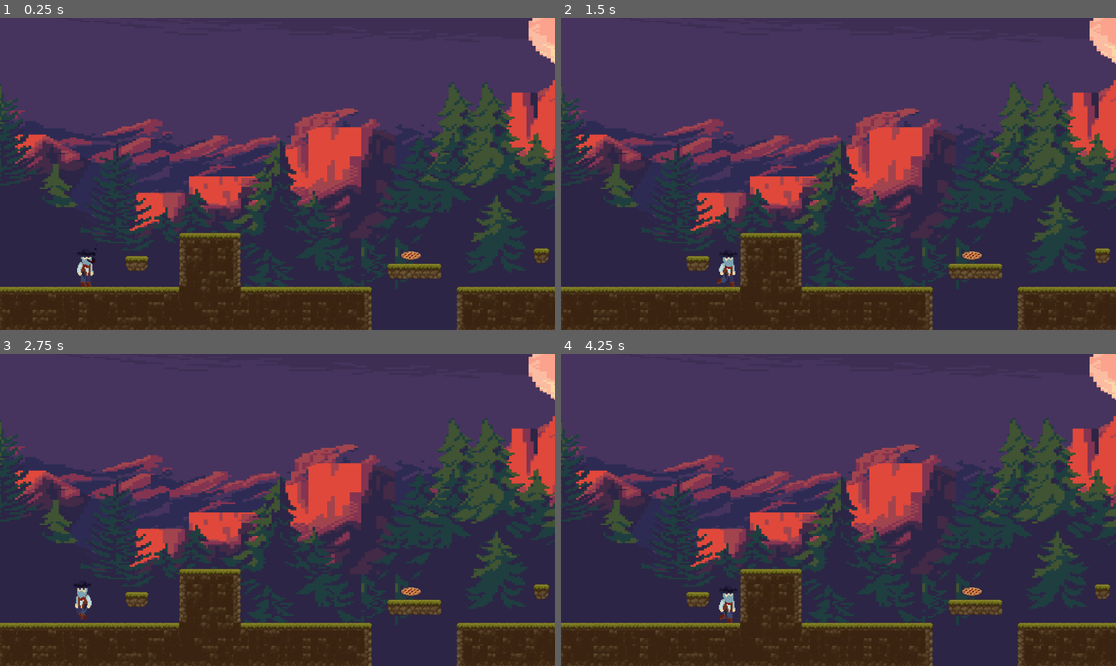
Above: before the commit, frames 1-4 (two rows, left to right).
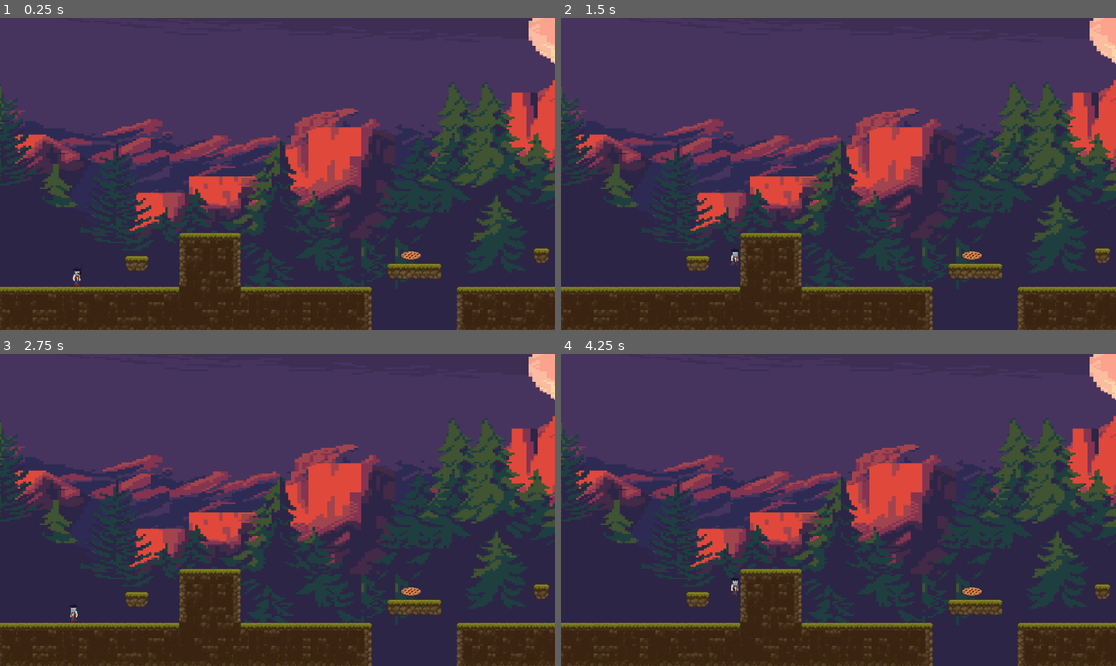
Above: after the commit, the same moments.

Repository: CristianUnq/GodotJamJuego
Game: Godot game, scene res://scenes/main.tscn
Two runs of this game, one before a commit and one after it. Both use one fixed random seed, a clock stepped at 60 frames per second and the inputs below.
Inputs:
- Up to frame 1 (0.25 s): no input
- Up to frame 2 (1.5 s): tap Enter (ui_accept) at 0.5, 0.6 s; hold Right (move_right) from 0.53 s (still down); tap Z (jump, bound only after the commit) at 0.77, 0.8, 1.07, 1.35 s
- Up to frame 3 (2.75 s): tap Z (jump, bound only after the commit) at 1.52, 1.82, 2.3 s; tap Enter (ui_accept) at 1.55, 2.1 s; release Right (move_right) at 2.03 s; hold Left (move_left) from 2.03 s (still down)
- Up to frame 4 (4.25 s): release Left (move_left) at 2.78 s; hold Right (move_right) from 2.78 s (still down); tap Enter (ui_accept) at 2.85 s; tap Z (jump, bound only after the commit) at 3.02, 3.32, 3.6, 3.77, 4.07 s

The runs differ from the first frame. In frame 1, 0.3% of the frame differs, in the area x 13-18%, y 72-87%; in frame 2, 0.2%; in frame 3, 0.3%; in frame 4, 0.3%.

Commit message:
agrego funcionalidad de gaucho para agacharse

Diff:
--- a/tradiciones-perdidas/project.godot
+++ b/tradiciones-perdidas/project.godot
@@ -88,6 +88,16 @@
 "events": [Object(InputEventKey,"resource_local_to_scene":false,"resource_name":"","device":-1,"window_id":0,"alt_press …(195 unchanged characters)…
 ]
 }
+move_down={
+"deadzone": 0.2,
+"events": [Object(InputEventKey,"resource_local_to_scene":false,"resource_name":"","device":-1,"window_id":0,"alt_pressed":false,"shift_pressed":false,"ctrl_pressed":false,"meta_pressed":false,"pressed":false,"keycode":0,"physical_keycode":4194322,"key_label":0,"unicode":0,"location":0,"echo":false,"script":null)
+]
+}
+jump={
+"deadzone": 0.2,
+"events": [Object(InputEventKey,"resource_local_to_scene":false,"resource_name":"","device":-1,"window_id":0,"alt_pressed":false,"shift_pressed":false,"ctrl_pressed":false,"meta_pressed":false,"pressed":false,"keycode":0,"physical_keycode":90,"key_label":0,"unicode":122,"location":0,"echo":false,"script":null)
+]
+}
 
 [physics]
 
--- /dev/null
+++ b/tradiciones-perdidas/scenes/crouch_state.gd
@@ -0,0 +1,53 @@
+extends State
+
+func enter() -> void:
+	# Nos hacemos chiquitos
+	player.standing_collision.set_deferred("disabled", true)
+	player.crouching_collision.set_deferred("disabled", false)
+	player.animation_player.play("crouch")
+
+func physics_update(delta: float) -> void:
+	# 1. Gravedad
+	if not player.is_on_floor():
+		player.velocity.y += player.gravity * delta
+
+	# 2. Movimiento agachado
+	var direction := Input.get_axis("move_left", "move_right")
+
+	if direction != 0:
+		player.velocity.x = direction * (player.speed * 0.5)
+
+		if direction < 0:
+			player.sprite.flip_h = true
+		elif direction > 0:
+			player.sprite.flip_h = false
+	else:
+		player.velocity.x = move_toward(player.velocity.x, 0, player.speed)
+
+	# 3. ¡SALTO AGACHADO LIBRE!
+	# No importa si hay techo o no. Si toco salto, me impulso y sigo en este estado.
+	if Input.is_action_just_pressed("jump") and player.is_on_floor():
+		player.velocity.y = player.jump_velocity
+
+	# Aplicamos el movimiento físico
+	player.move_and_slide()
+
+	# 4. Cuándo nos levantamos (solo cuando soltás la tecla de abajo)
+	if not Input.is_action_pressed("move_down"):
+
+		# Si justo hay un techo, no te dejo pararte para que no te trabes
+		if player.ceiling_sensor.is_colliding():
+			return
+
+		# Si soltaste el botón y hay lugar, te parás
+		if not player.is_on_floor():
+			transitioned.emit(self, "jump")
+		elif direction != 0:
+			transitioned.emit(self, "run")
+		else:
+			transitioned.emit(self, "idle")
+
+func exit() -> void:
+	# Al salir, volvemos a ser altos
+	player.standing_collision.set_deferred("disabled", false)
+	player.crouching_collision.set_deferred("disabled", true)
--- a/tradiciones-perdidas/scenes/player.tscn
+++ b/tradiciones-perdidas/scenes/player.tscn
@@ -7,9 +7,13 @@
 [ext_resource type="Script" uid="uid://b63ces6hclher" path="res://scripts/idle_state.gd" id="4_rhr3r"]
 [ext_resource type="Script" uid="uid://pyqg1rvjrqh" path="res://scripts/run_state.gd" id="5_t53lx"]
 [ext_resource type="Script" uid="uid://bpueckh0f1you" path="res://scripts/jump_state.gd" id="6_yi2kj"]
+[ext_resource type="Script" uid="uid://d0ivrr6pysv42" path="res://scenes/crouch_state.gd" id="8_smehm"]
 
 [sub_resource type="RectangleShape2D" id="RectangleShape2D_ij6vw"]
-size = Vector2(29, 39)
+size = Vector2(12, 20.8125)
+
+[sub_resource type="RectangleShape2D" id="RectangleShape2D_fjrip"]
+size = Vector2(12, 8.875)
 
 [sub_resource type="Animation" id="Animation_fjrip"]
 length = 0.001
@@ -60,6 +64,58 @@
 "transitions": PackedFloat32Array(1),
 "update": 1,
 "values": [1]
+}
+tracks/4/type = "value"
+tracks/4/imported = false
+tracks/4/enabled = true
+tracks/4/path = NodePath("Sprite2D:scale")
+tracks/4/interp = 1
+tracks/4/loop_wrap = true
+tracks/4/keys = {
+"times": PackedFloat32Array(0),
+"transitions": PackedFloat32Array(1),
+"update": 0,
+"values": [Vector2(0.465, 0.5)]
+}
+tracks/5/type = "value"
+tracks/5/imported = false
+tracks/5/enabled = true
+tracks/5/path = NodePath("Sprite2D:position")
+tracks/5/interp = 1
+tracks/5/loop_wrap = true
+tracks/5/keys = {
+"times": PackedFloat32Array(0),
+"transitions": PackedFloat32Array(1),
+"update": 0,
+"values": [Vector2(1.5, 6.5)]
+}
+
+[sub_resource type="Animation" id="Animation_ur7pv"]
+resource_name = "crouch"
+length = 0.1
+tracks/0/type = "value"
+tracks/0/imported = false
+tracks/0/enabled = true
+tracks/0/path = NodePath("Sprite2D:scale")
+tracks/0/interp = 1
+tracks/0/loop_wrap = true
+tracks/0/keys = {
+"times": PackedFloat32Array(0),
+"transitions": PackedFloat32Array(1),
+"update": 0,
+"values": [Vector2(0.465, 0.19791663)]
+}
+tracks/1/type = "value"
+tracks/1/imported = false
+tracks/1/enabled = true
+tracks/1/path = NodePath("Sprite2D:position")
+tracks/1/interp = 1
+tracks/1/loop_wrap = true
+tracks/1/keys = {
+"times": PackedFloat32Array(0),
+"transitions": PackedFloat32Array(1),
+"update": 0,
+"values": [Vector2(1.5, 6.5)]
 }
 
 [sub_resource type="Animation" id="Animation_tuyoq"]
@@ -113,6 +169,30 @@
 "transitions": PackedFloat32Array(1),
 "update": 1,
 "values": [0]
+}
+tracks/4/type = "value"
+tracks/4/imported = false
+tracks/4/enabled = true
+tracks/4/path = NodePath("Sprite2D:scale")
+tracks/4/interp = 1
+tracks/4/loop_wrap = true
+tracks/4/keys = {
+"times": PackedFloat32Array(0),
+"transitions": PackedFloat32Array(1),
+"update": 0,
+"values": [Vector2(0.465, 0.5)]
+}
+tracks/5/type = "value"
+tracks/5/imported = false
+tracks/5/enabled = true
+tracks/5/path = NodePath("Sprite2D:position")
+tracks/5/interp = 1
+tracks/5/loop_wrap = true
+tracks/5/keys = {
+"times": PackedFloat32Array(0),
+"transitions": PackedFloat32Array(1),
+"update": 0,
+"values": [Vector2(2.5, -0.5)]
 }
 
 [sub_resource type="Animation" id="Animation_smehm"]
@@ -167,31 +247,65 @@
 "update": 1,
 "values": [1]
 }
+tracks/4/type = "value"
+tracks/4/imported = false
+tracks/4/enabled = true
+tracks/4/path = NodePath("Sprite2D:scale")
+tracks/4/interp = 1
+tracks/4/loop_wrap = true
+tracks/4/keys = {
+"times": PackedFloat32Array(0),
+"transitions": PackedFloat32Array(1),
+"update": 0,
+"values": [Vector2(0.465, 0.5)]
+}
+tracks/5/type = "value"
+tracks/5/imported = false
+tracks/5/enabled = true
+tracks/5/path = NodePath("Sprite2D:position")
+tracks/5/interp = 1
+tracks/5/loop_wrap = true
+tracks/5/keys = {
+"times": PackedFloat32Array(0),
+"transitions": PackedFloat32Array(1),
+"update": 0,
+"values": [Vector2(1.5, -0.5)]
+}
 
 [sub_resource type="AnimationLibrary" id="AnimationLibrary_ur7pv"]
 _data = {
 &"RESET": SubResource("Animation_fjrip"),
+&"crouch": SubResource("Animation_ur7pv"),
 &"idle": SubResource("Animation_tuyoq"),
 &"walk": SubResource("Animation_smehm")
 }
 
 [node name="Player" type="CharacterBody2D" unique_id=1015952309]
-position = Vector2(75, 55)
+position = Vector2(75, 59)
 scale = Vector2(2, 2)
 script = ExtResource("1_f50pn")
+metadata/_edit_group_ = true
 
 [node name="Sprite2D" type="Sprite2D" parent="." unique_id=1886019959]
-position = Vector2(5.5, 0.5)
-scale = Vector2(1, 0.9791667)
+position = Vector2(1.5, 6.5)
+scale = Vector2(0.465, 0.5)
 texture = ExtResource("2_tuyoq")
 hframes = 8
 
-[node name="CollisionShape2D" type="CollisionShape2D" parent="." unique_id=756988325]
-position = Vector2(4, 4.5)
+[node name="StandingCollision" type="CollisionShape2D" parent="." unique_id=756988325]
+position = Vector2(1, 1.09375)
 shape = SubResource("RectangleShape2D_ij6vw")
+
+[node name="CrouchingCollision" type="CollisionShape2D" parent="." unique_id=1414128093]
+position = Vector2(1, 7.0625)
+shape = SubResource("RectangleShape2D_fjrip")
+disabled = true
 
 [node name="AnimationPlayer" type="AnimationPlayer" parent="." unique_id=940279988]
 libraries/ = SubResource("AnimationLibrary_ur7pv")
+
+[node name="CeilingSensor" type="RayCast2D" parent="." unique_id=635894748]
+target_position = Vector2(0, -30)
 
 [node name="StateMachine" type="Node" parent="." unique_id=1512716011 node_paths=PackedStringArray("initial_state")]
 script = ExtResource("3_dn4c7")
@@ -205,3 +319,6 @@
 
 [node name="Jump" type="Node" parent="StateMachine" unique_id=592869367]
 script = ExtResource("6_yi2kj")
+
+[node name="Crouch" type="Node" parent="StateMachine" unique_id=1823821257]
+script = ExtResource("8_smehm")
--- a/tradiciones-perdidas/scripts/idle_state.gd
+++ b/tradiciones-perdidas/scripts/idle_state.gd
@@ -16,5 +16,10 @@
 	if direction != 0:
 		transitioned.emit(self, "run")
 
-	if Input.is_action_just_pressed("ui_accept"):
+	if Input.is_action_just_pressed("jump"):
 		transitioned.emit(self, "jump")
+
+	# Si apretamos para abajo y estamos tocando el piso...
+	if Input.is_action_pressed("move_down") and player.is_on_floor():
+		transitioned.emit(self, "crouch")
+		return # Cortamos la ejecución para que no haga nada más
--- a/tradiciones-perdidas/scripts/jump_state.gd
+++ b/tradiciones-perdidas/scripts/jump_state.gd
@@ -1,12 +1,18 @@
 extends State
 
 func enter() -> void:
-	player.velocity.y = player.jump_velocity
+	# player.animation_player.play("jump")
+
+	# ¡MAGIA ACÁ! Solo aplicamos el impulso del salto si venimos del suelo.
+	# Esto evita que hagamos un salto en el aire si nos "desagachamos" a mitad del vuelo.
+	if player.is_on_floor():
+		player.velocity.y = player.jump_velocity
 
 func physics_update(delta: float) -> void:
-	# Aplicar gravedad
+	# 1. Aplicar gravedad
 	player.velocity.y += player.gravity * delta
 
+	# 2. Permitir movimiento horizontal en el aire y voltear el sprite
 	var direction := Input.get_axis("move_left", "move_right")
 	if direction != 0:
 		player.velocity.x = direction * player.speed
@@ -19,7 +25,12 @@
 
 	player.move_and_slide()
 
-	# Si tocamos el suelo, decidimos a qué estado volver
+	# 3. ¡LA NUEVA REGLA! Si en el aire apretamos abajo, pasamos al estado agachado
+	if Input.is_action_pressed("move_down"):
+		transitioned.emit(self, "crouch")
+		return # Cortamos acá para que el estado de salto no siga decidiendo cosas
+
+	# 4. Si tocamos el suelo, decidimos a qué estado volver
 	if player.is_on_floor():
 		if direction != 0:
 			transitioned.emit(self, "run")
--- a/tradiciones-perdidas/scripts/player.gd
+++ b/tradiciones-perdidas/scripts/player.gd
@@ -9,3 +9,6 @@
 
 @onready var animation_player: AnimationPlayer = $AnimationPlayer
 @onready var sprite: Sprite2D = $Sprite2D
+@onready var standing_collision: CollisionShape2D = $StandingCollision
+@onready var crouching_collision: CollisionShape2D = $CrouchingCollision
+@onready var ceiling_sensor: RayCast2D = $CeilingSensor
--- a/tradiciones-perdidas/scripts/run_state.gd
+++ b/tradiciones-perdidas/scripts/run_state.gd
@@ -22,7 +22,12 @@
 		# Si soltaron la tecla, volvemos a Idle
 		transitioned.emit(self, "idle")
 
-	if Input.is_action_just_pressed("ui_accept") and player.is_on_floor():
+	if Input.is_action_just_pressed("jump") and player.is_on_floor():
 		transitioned.emit(self, "jump")
 
+	# Si apretamos para abajo y estamos tocando el piso...
+	if Input.is_action_pressed("move_down") and player.is_on_floor():
+		transitioned.emit(self, "crouch")
+		return # Cortamos la ejecución para que no haga nada más
+
 	player.move_and_slide()
Not shown, added: tradiciones-perdidas/scenes/crouch_state.gd.uid
